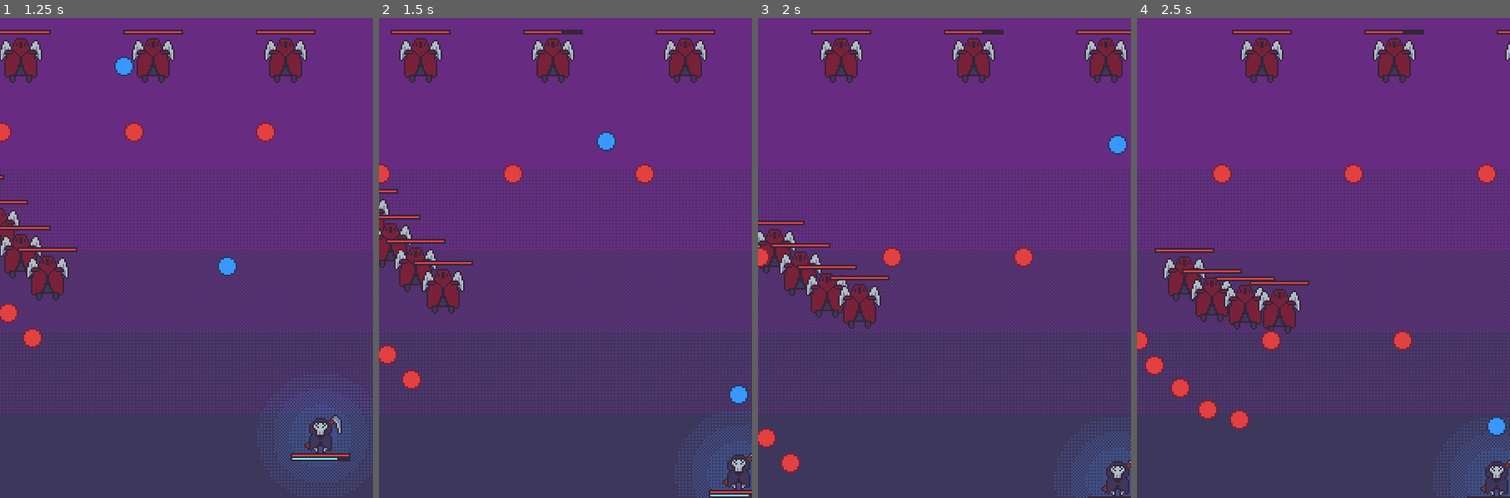
Above: before the commit, frames 1-4 (left to right).
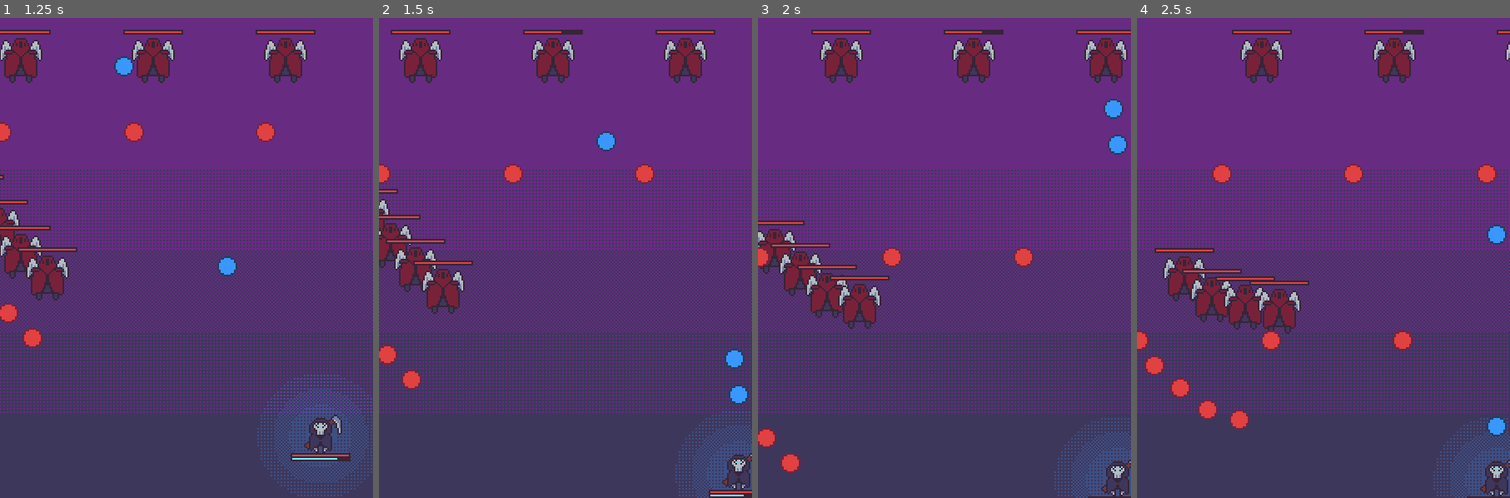
Above: after the commit, the same moments.

Repository: rthurmed/Ceifador
Game: Godot game, scene res://src/Main.tscn
Two runs of this game, one before a commit and one after it. Both use one fixed random seed, a clock stepped at 60 frames per second and the inputs below.
Inputs:
- Up to frame 1 (1.25 s): hold Right (player_right) from 0.53 s (still down); hold Z (player_shoot) from 0.53 s (still down)
- Up to frame 2 (1.5 s): release Right (player_right) at 1.28 s; release Z (player_shoot) at 1.28 s; hold Down (player_down) from 1.28 s (still down); tap Z (player_shoot) at 1.35 s
- Up to frame 3 (2 s): keep holding Down (player_down)
- Up to frame 4 (2.5 s): release Down (player_down) at 2.03 s; hold Right (player_right) from 2.03 s (still down); hold Z (player_shoot) from 2.03 s (still down)

Frame 1 is identical in both runs. In frame 2, 0.2% of the frame differs, in the area x 92-100%, y 68-100%; in frame 3, 0.2%; in frame 4, 0.2%.

Commit message:
Fixed delay on player shooting

Diff:
--- a/src/player/Player.gd
+++ b/src/player/Player.gd
@@ -52,6 +52,9 @@
 
 	gun.shooting = Input.is_action_pressed("player_shoot")
 
+	if Input.is_action_just_pressed("player_shoot"):
+		gun.shoot()
+
 
 func _on_Area_area_entered(area):
 	if area.is_in_group(Bullet.GROUP):
--- a/src/player/Player.tscn
+++ b/src/player/Player.tscn
@@ -91,7 +91,6 @@
 scale = Vector2( 1, -1 )
 bullet_scene = ExtResource( 2 )
 time_between_shots = 0.4
-delay_first = false
 
 [node name="Health" parent="." instance=ExtResource( 5 )]
 position = Vector2( 0, 10 )
